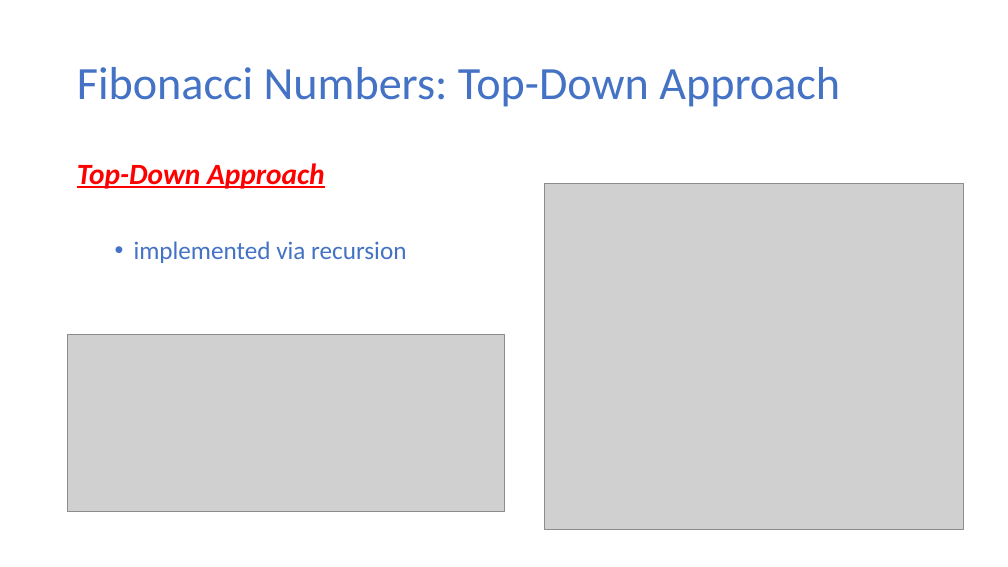
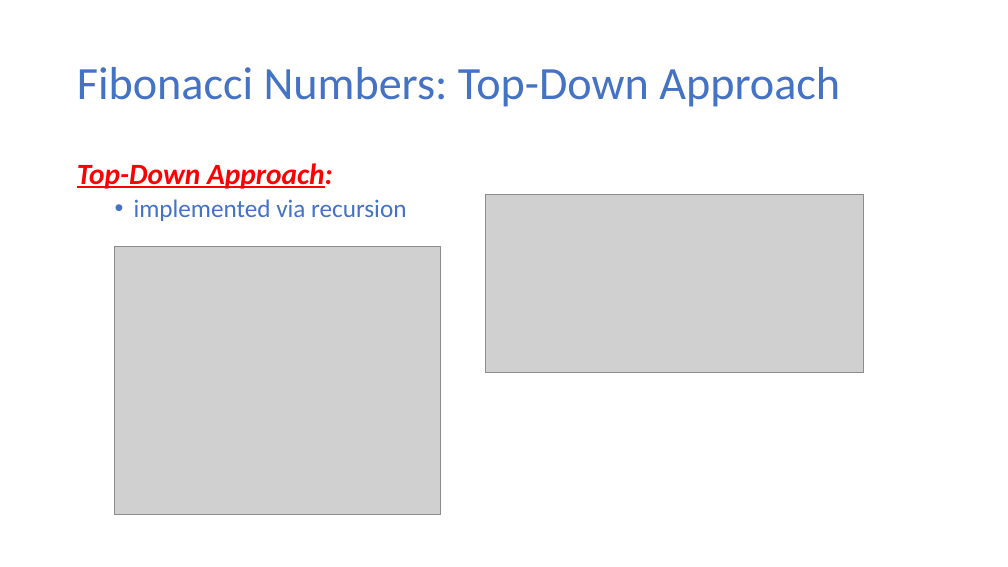
Before and after one commit to ekkapotc/EA, a slide deck: slide 4 of Lectures/Lecture 7.pptx. Drawn at 1008x567 pixels with LibreOffice and Linux fonts; fonts in the diff are those of the drawing; grey boxes stand for pictures. Boxes give left, top, right and bottom in pixels: in the first picture for what was removed or moved away, otherwise in the second. Text is boxed around its words. In the diff, an @@ line names an element or a change of style, - is before the commit and + after.

```diff
--- a/Lectures/Lecture 7.pptx
+++ b/Lectures/Lecture 7.pptx
@@ text at (77, 163, 333, 189): text changed @@
-Top-Down Approach
+Top-Down Approach:
@@ picture: place and size @@
-picture at (68, 335, 504, 512)
+picture at (486, 194, 864, 374)
@@ picture: place and size @@
-picture at (544, 184, 963, 529)
+picture at (115, 247, 440, 515)
```
Also in this commit, not shown: 8 other slides changed, 2 slides removed, 1 other file.
